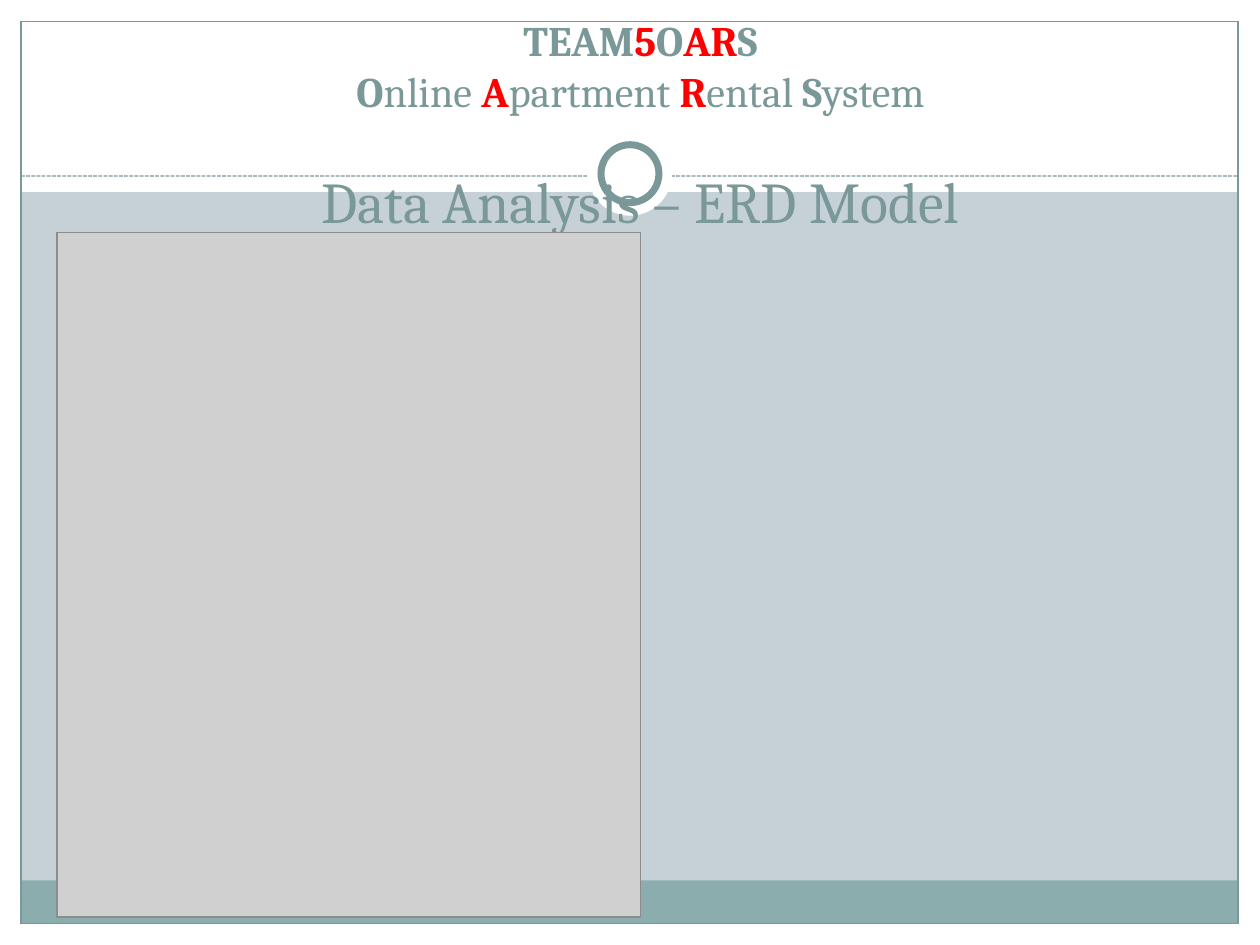
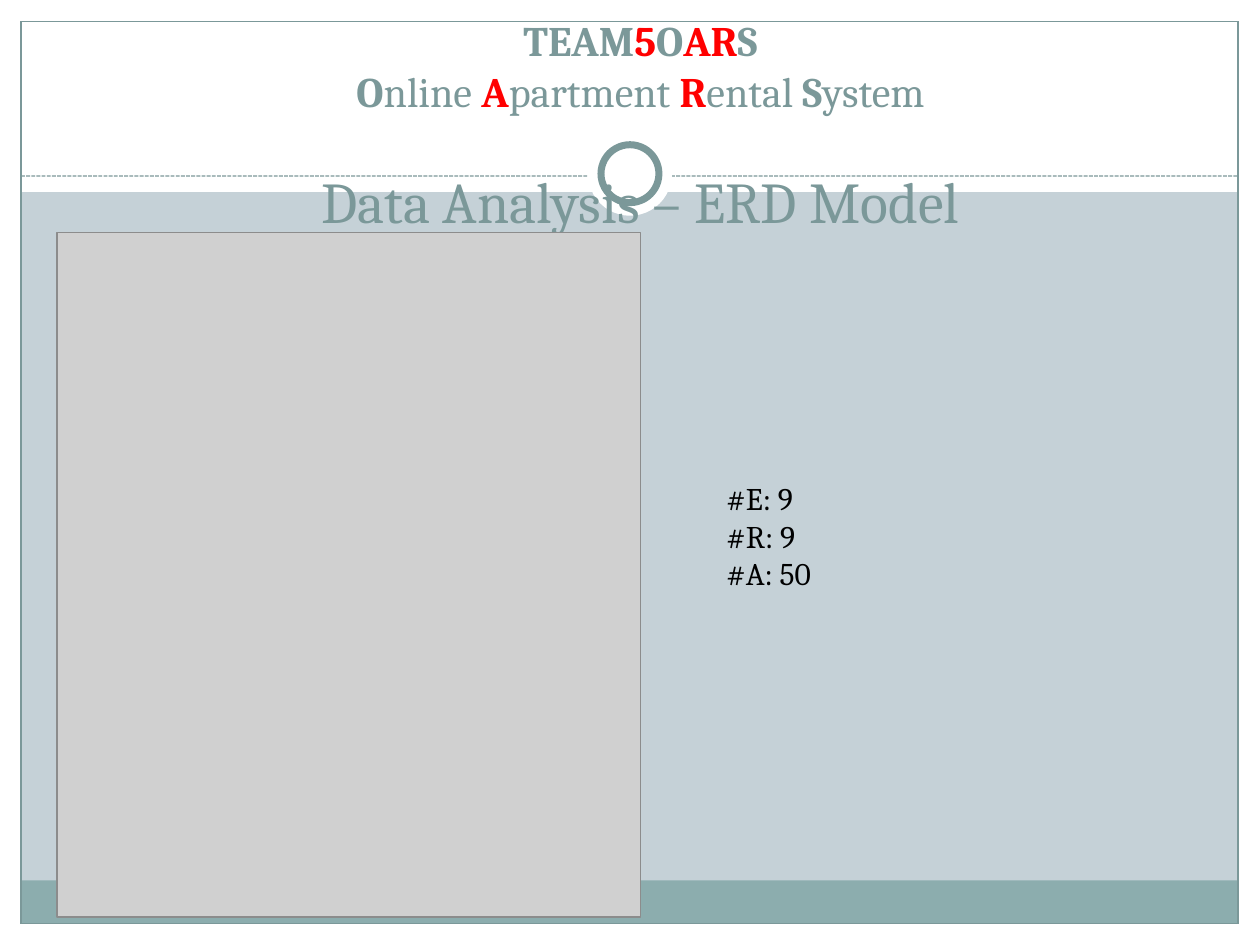
Before and after one commit to silva2972/OARS_PROJECT, a slide deck: slide 3 of TEAM PROJECT DELIVERABLES/TEAM5OARS.pptx. Drawn at 1260x945 pixels with LibreOffice and Linux fonts; fonts in the diff are those of the drawing; grey boxes stand for pictures. Boxes give left, top, right and bottom in pixels: in the first picture for what was removed or moved away, otherwise in the second. Text is boxed around its words. In the diff, an @@ line names an element or a change of style, - is before the commit and + after.

```diff
--- a/TEAM PROJECT DELIVERABLES/TEAM5OARS.pptx
+++ b/TEAM PROJECT DELIVERABLES/TEAM5OARS.pptx
@@ text added at [726, 489, 811, 586], 18 pt, text #000000 @@
+#E: 9
+#R: 9
+#A: 50
```
Also in this commit, not shown: 1 other slide changed.
